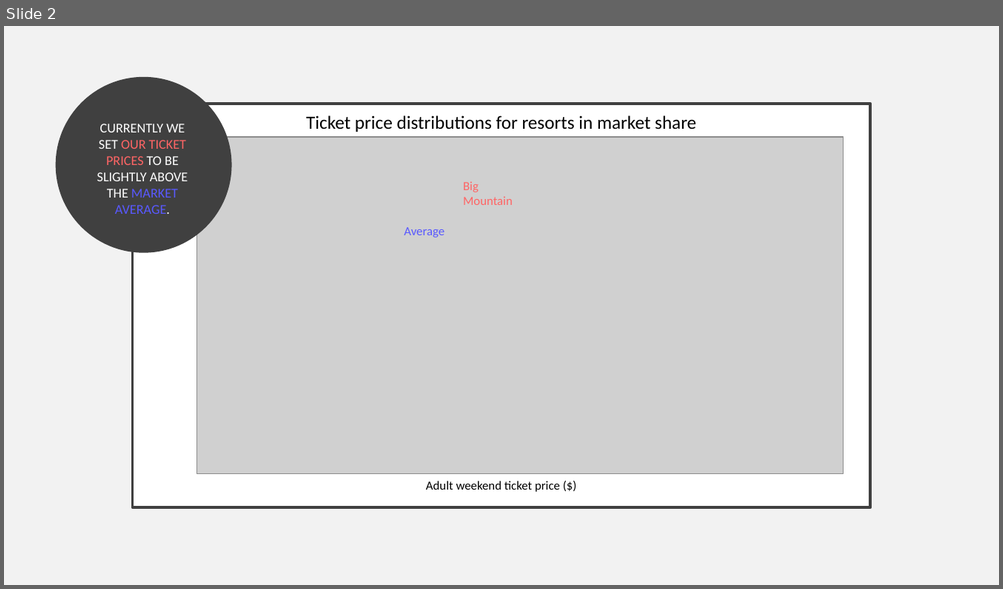
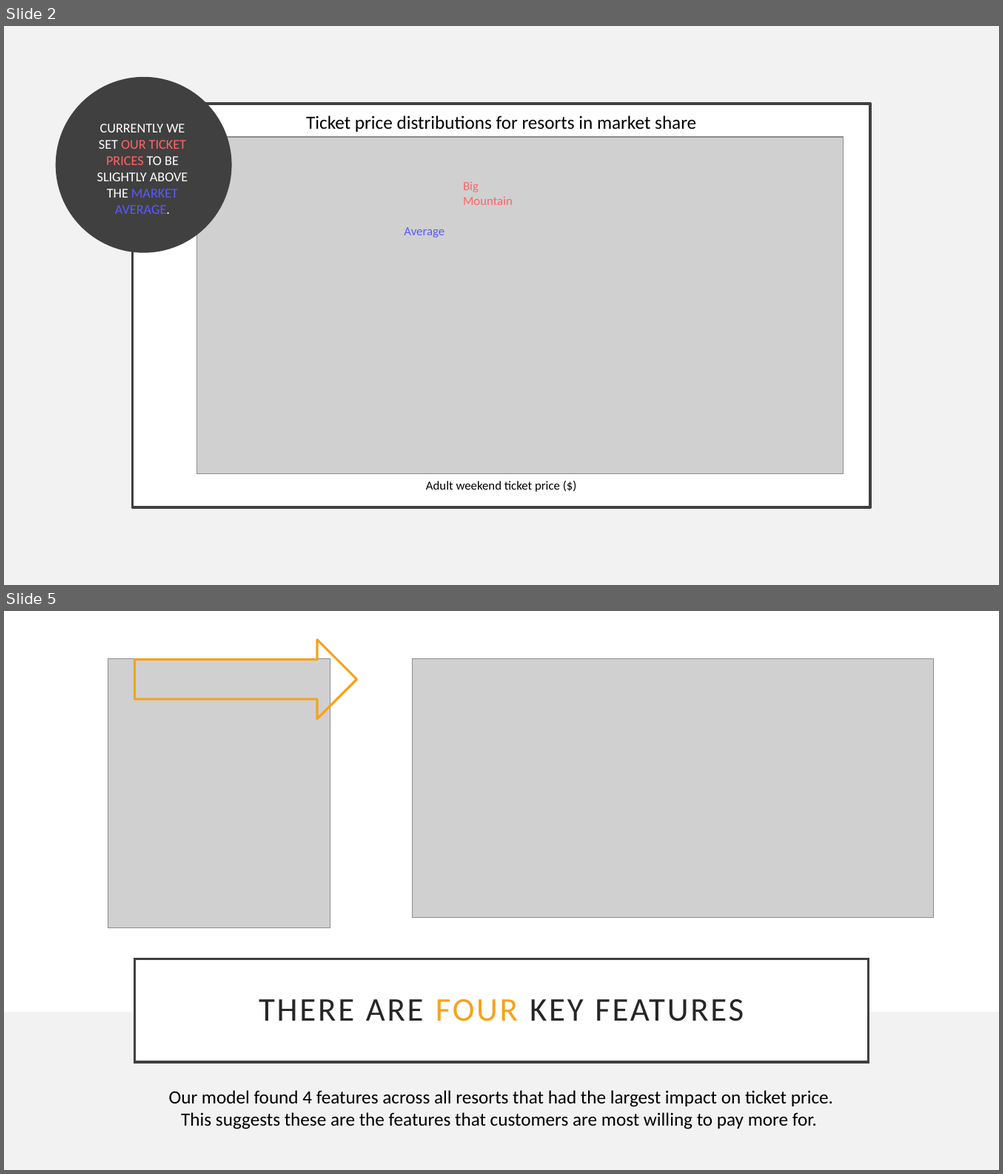
Before and after one commit to smanavi/DataScienceGuidedCapstone, a slide deck: Guided Capstone Slide Deck.pptx. Shown one above the other, each under a label of ours: slide 2 before the commit, slides 2 and 5 after it; the slides between them are not shown. The pictures are 1003x589 and 1003x1174 pixels, drawn with LibreOffice and Linux fonts; fonts in the diff are those of the drawing; grey boxes stand for pictures. Boxes give left, top, right and bottom in pixels: in the first picture for what was removed or moved away, otherwise in the second. Text is boxed around its words. In the diff, an @@ line names an element or a change of style, - is before the commit and + after.

```diff
--- a/Guided Capstone Slide Deck.pptx
+++ b/Guided Capstone Slide Deck.pptx
@@ slide 5 added at (x1=4, y1=611, x2=999, y2=1170), background #F2F2F2 @@
@@ rectangle added at (x1=4, y1=611, x2=999, y2=1012), fill #FFFFFF @@
@@ right arrow added at (x1=134, y1=640, x2=357, y2=719), outline #F6A21D 2.25 pt @@
@@ picture added at (x1=108, y1=659, x2=330, y2=928) @@
@@ picture added at (x1=412, y1=659, x2=933, y2=917) @@
@@ title added at (x1=134, y1=960, x2=868, y2=1062), fill #FFFFFF, outline #404040 2.5 pt, 32 pt, text #262626 @@
+THERE ARE FOUR KEY FEATURES
@@ text added at (x1=169, y1=1091, x2=833, y2=1130), 18 pt, text #000000 @@
+Our model found 4 features across all resorts that had the largest impact on ticket price. This suggests these are the features that customers are most willing to pay more for.
```
Also in this commit, not shown: 3 slides changed, 4 other slides added, 3 other files.
